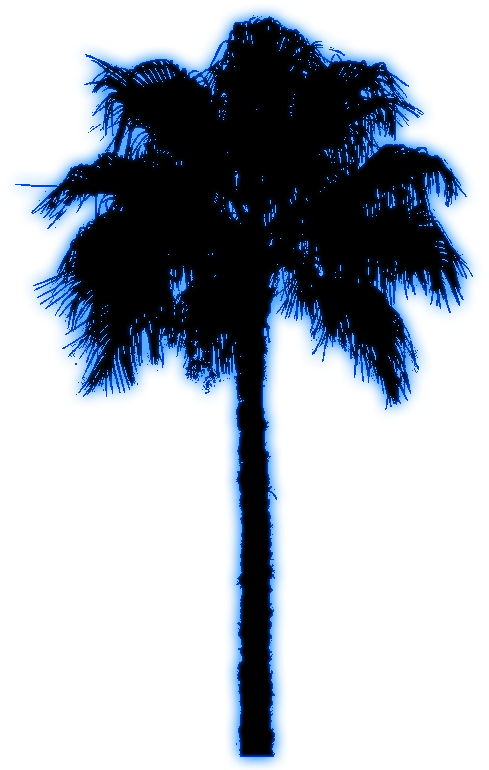
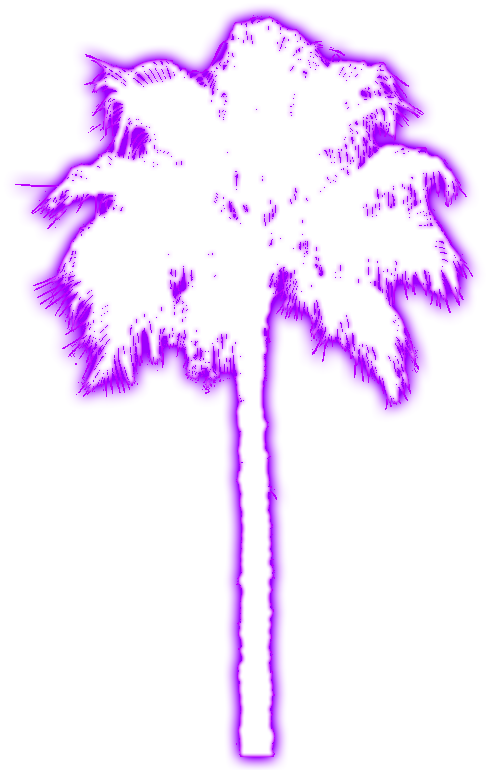
Two versions of the same layered image (489x770). Layer-by-layer changes:
painted on "Layer 1" over [15, 15, 473, 757]
